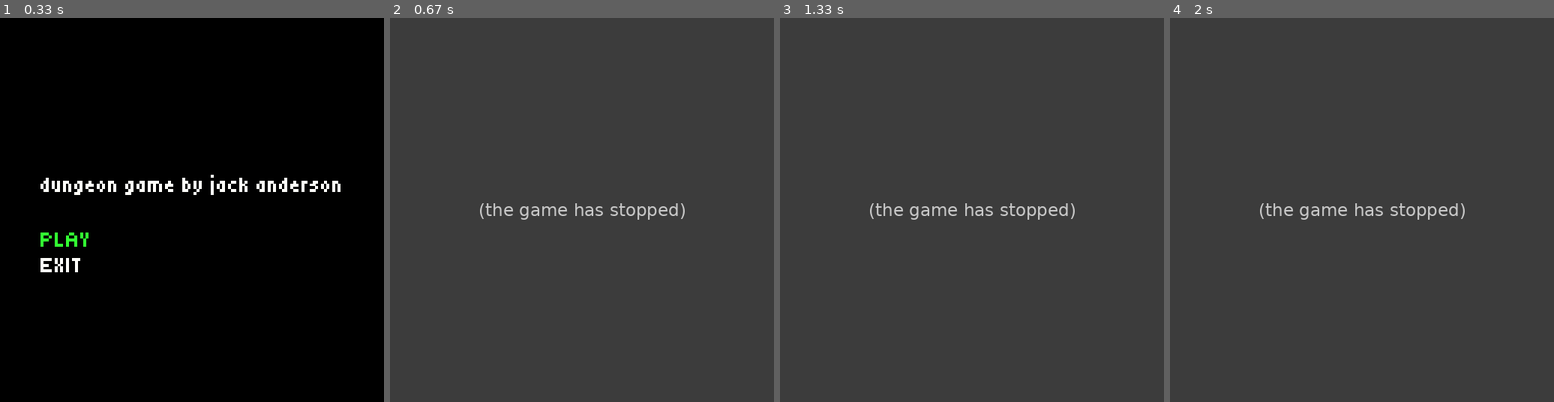
Above: before the commit, frames 1-4 (left to right).
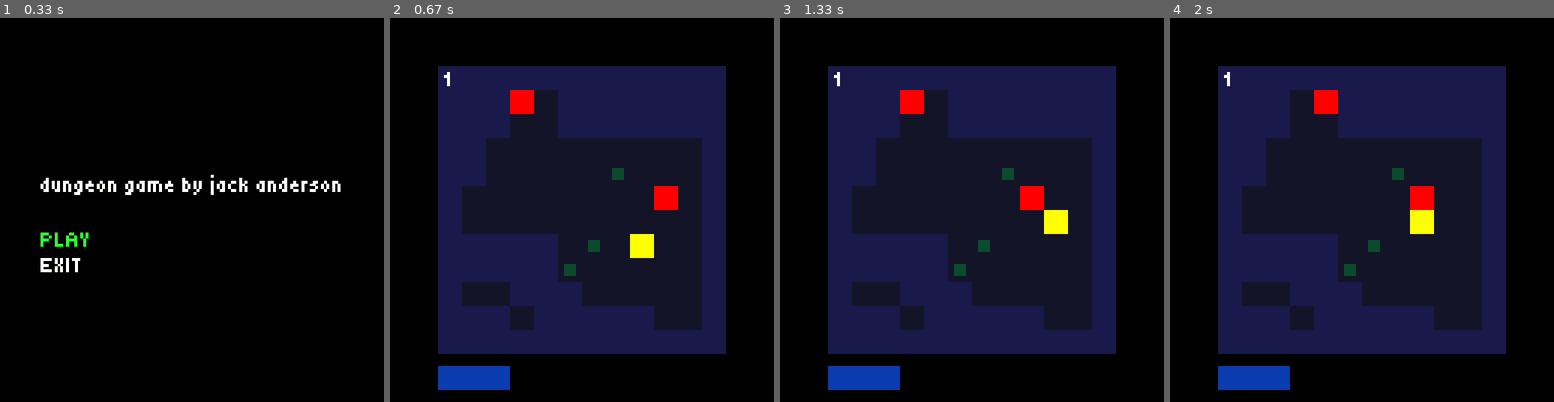
Above: after the commit, the same moments.

Repository: windingtheropes/dungeon-game
Game: pygame game, started from src/game.py
Two runs of this game, one before a commit and one after it. Both use one fixed random seed, a clock stepped at 60 frames per second and the inputs below.
Inputs:
- Up to frame 1 (0.33 s): no input
- Up to frame 2 (0.67 s): tap Enter at 0.33 s
- Up to frame 3 (1.33 s): hold Up 0.67-1.13 s; hold Right from 1.17 s (still down)
- Up to frame 4 (2 s): release Right at 1.63 s; hold Left from 1.67 s (still down)

Frame 1 is identical in both runs. In frame 2, 100% of the frame differs, in the area x 0-100%, y 0-100%; in frame 3, 100%; in frame 4, 100%.
Error before the commit: AttributeError: 'NoneType' object has no attribute 'frozen' (renderlib.py line 254); the game stopped at 0.33 s (later frames are placeholders)

Commit message:
implementation of library features

Diff:
--- a/src/game.py
+++ b/src/game.py
@@ -10,6 +10,7 @@
 from levelgen import gen
 import veclib
 import random
+import clocklib
 from veclib import Vec2
 # initialize blogger for global use
 blogger.init("log/log")
@@ -19,14 +20,15 @@
 pygame.font.init()
 tiny5 = pygame.font.Font('fonts/tiny5.ttf', 30)
 
+clocklib.clock = clocklib.Clock()
 clock = pygame.time.Clock()
 game_screen = pygame.display.set_mode([512,512])
 pygame.display.set_caption("Dungeon Game")
 frame_rate = 24
 gDB = Logic()
+gDB.set(Number("highscore",0))
 def resetGDB():
     global gDB
-    gDB = Logic()
     gDB.set(PlayerInfo("PlayerInfo", 3))
     gDB.set(Number("playerprot"))
     gDB.set(Number("stage"))
@@ -101,7 +103,7 @@
         super(GameOverText, self)._listen("render", self.render)
         self.dim = Vec2(512,512)
     def render(self, s:pygame.Surface):
-        gameover_text = tiny5.render("GAME OVER", False, (255,255,255))
+        gameover_text = tiny5.render(f"GAME OVER  |  HIGH SCORE { str( gDB.get('highscore').value ) }", False, (255,255,255))
         r = gameover_text.get_rect()
         self.surface.blit(gameover_text, Vec2(256-(r.width/2), 256-(r.height/2)).arr())
 
@@ -220,6 +222,8 @@
         if(self.gamefloor_index != -1):
             gamefloor = self.layers[self.gamefloor_index]
             if(gamefloor.gameover == True):
+                if(gDB.get("stage").value > gDB.get("highscore").value):
+                    gDB.set(Number("highscore", gDB.get("stage").value))
                 self.add_layer(GameOverText())
                 self._listen_on_interval(2500, self.reset, 1)
             # if game is paused, check if the paused_overlay already handled it before turning on the paused overlay
@@ -261,7 +265,7 @@
         self.dim = Vec2(32,32)
         super(Player, self)._listen("event", self.event)
         self.health = 3
-        self.move_cooldown = -pygame.time.get_ticks()
+        self.move_cooldown = -clocklib.clock.ticks()
     def event(self, e):
         if(e.type == pygame.KEYDOWN):
             if(e.key in [pygame.K_DOWN, pygame.K_UP, pygame.K_LEFT, pygame.K_RIGHT]):
@@ -274,8 +278,8 @@
                 elif(e.key == pygame.K_LEFT):
                     self.facing = Vec2(-self.dim.x, 0)
                 # move if legal, and allowed by cooldown
-                if(self.floor.is_legal_move(self, self.facing)) and pygame.time.get_ticks() > self.move_cooldown:
-                    self.move_cooldown = pygame.time.get_ticks()+50
+                if(self.floor.is_legal_move(self, self.facing)) and clocklib.clock.ticks() > self.move_cooldown:
+                    self.move_cooldown = clocklib.clock.ticks()+50
                     self.relative_position = self.relative_position + self.facing
             # projectile test
             else:
@@ -465,7 +469,7 @@
         def reset_prot():
             gDB.get("playerprot").value = 0
         gDB.get("playerprot").value = 1
-        self._listen_on_interval(5000, reset_prot,1)
+        self._listen_on_interval(1750, reset_prot,1)
         stage: Number = gDB.get("stage")
         # scale speed of enemies logarithmically
         speed = lambda x: math.log10(2*(x+1)) + 0.40
